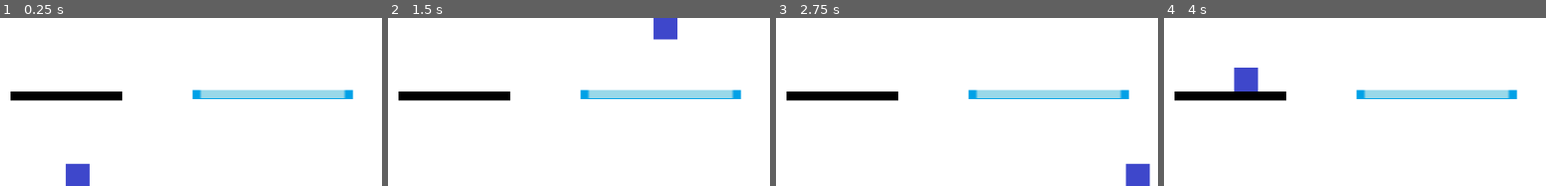
Above: before the commit, frames 1-4 (left to right).
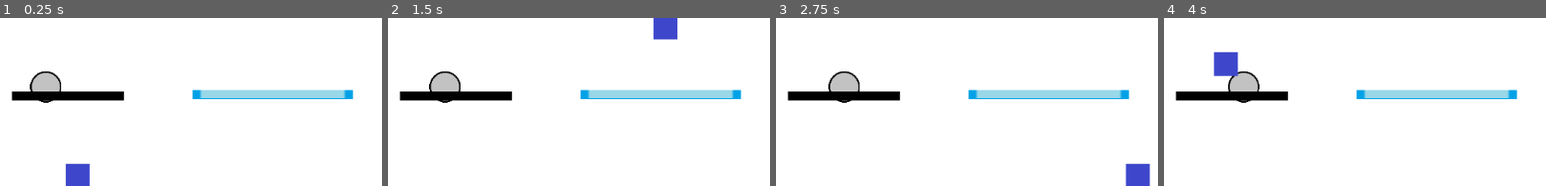
Above: after the commit, the same moments.

Repository: Darkstick/Jumper
Game: Godot game, scene res://Scenes/Levels/testMap.tscn
The game is run twice, just before and just after one commit, with the same random seed, the same clock (stepped at 60 frames per second) and the same inputs. This scene is started directly instead of the project's main scene.
Inputs:
- Up to frame 1 (0.25 s): no input
- Up to frame 2 (1.5 s): hold Right (right) from 0.53 s (still down); tap Up (up) at 0.77 s
- Up to frame 3 (2.75 s): tap Up (up) at 1.52 s; release Right (right) at 2.03 s; hold Left (left) from 2.03 s (still down)
- Up to frame 4 (4 s): keep holding Left (left); tap Up (up) at 3.02, 3.77 s
The pictures show only the part of the screen within x 38-88%, y 40-90%; the shares and areas given below are measured in that part.

The runs differ from the first frame. In frame 1, 1.0% of the frame differs, in the area x 2-33%, y 31-51%; in frame 2, 1.0%; in frame 3, 1.0%; in frame 4, 2.0%, in the area x 2-33%, y 19-51%.

Commit message:
obstacle created

Diff:
--- /dev/null
+++ b/Scenes/Creatures/obstacle.tscn
@@ -0,0 +1,24 @@
+[gd_scene load_steps=3 format=2]
+
+[ext_resource path="res://Ressources/Sprites/Placeholders/grey.png" type="Texture" id=1]
+[ext_resource path="res://Scripts/Creatures/obstacle.gd" type="Script" id=2]
+
+[node name="obstacle" type="KinematicBody2D"]
+scale = Vector2( 0.7, 0.7 )
+script = ExtResource( 2 )
+
+[node name="Sprite" type="Sprite" parent="."]
+texture = ExtResource( 1 )
+
+[node name="Collision" type="CollisionPolygon2D" parent="."]
+position = Vector2( 0, -12.1196 )
+rotation = 1.5708
+polygon = PoolVector2Array( -8.48413, -19.325, 3.71733, -27.3601, 12.1733, -28.4442, 12.1733, 28.3629, 1.11548, 25.9778, -8.20781, 20.5573, -8.26899, 12.5167, -8.48413, -0.176948, -8.69928, -8.99794 )
+
+[node name="RayLeft" type="RayCast2D" parent="."]
+position = Vector2( 32, 0 )
+enabled = true
+
+[node name="RayRight" type="RayCast2D" parent="."]
+position = Vector2( -32, 0 )
+enabled = true
--- a/Scenes/Levels/testMap.tscn
+++ b/Scenes/Levels/testMap.tscn
@@ -1,10 +1,11 @@
-[gd_scene load_steps=6 format=2]
+[gd_scene load_steps=7 format=2]
 
 [ext_resource path="res://Scenes/Creatures/player.tscn" type="PackedScene" id=1]
 [ext_resource path="res://Scenes/Objects/basicPlatform.tscn" type="PackedScene" id=2]
 [ext_resource path="res://Scenes/Objects/thinPlatform.tscn" type="PackedScene" id=3]
 [ext_resource path="res://Scenes/Objects/icyPlatform.tscn" type="PackedScene" id=4]
 [ext_resource path="res://Scenes/Objects/exitDoor.tscn" type="PackedScene" id=5]
+[ext_resource path="res://Scenes/Creatures/obstacle.tscn" type="PackedScene" id=6]
 
 [node name="testMap" type="Node"]
 
@@ -14,6 +15,7 @@
 [node name="floor" parent="." instance=ExtResource( 2 )]
 position = Vector2( 497.646, 585.667 )
 scale = Vector2( 9, 2 )
+is_static = true
 
 [node name="player" parent="." instance=ExtResource( 1 )]
 position = Vector2( 496.692, 522.833 )
@@ -22,7 +24,10 @@
 position = Vector2( 174.203, 439.12 )
 
 [node name="thinPlatform" parent="." instance=ExtResource( 3 )]
-position = Vector2( 481.574, 432.897 )
+position = Vector2( 484.256, 432.897 )
 
 [node name="icyPlatform" parent="." instance=ExtResource( 4 )]
 position = Vector2( 758.43, 430.21 )
+
+[node name="obstacle" parent="." instance=ExtResource( 6 )]
+position = Vector2( 496.467, 420.627 )
--- /dev/null
+++ b/Scripts/Creatures/obstacle.gd
@@ -0,0 +1,25 @@
+extends KinematicBody2D
+
+export var speed = 3
+var velocity = Vector2.ZERO
+var direction = 0 #0 = left, 1 = right
+
+func _ready():
+	z_index = -99
+
+func _physics_process(delta):
+	var collision = move_and_collide(velocity)
+	if direction == 0:
+		velocity.x = -speed
+	else:
+		velocity.x = speed
+	if $RayLeft.is_colliding() == false:
+		direction = 0
+	if $RayRight.is_colliding() == false:
+		direction = 1
+	if collision:
+		if collision.collider.name == "player":
+			print("ow.")
+
+func contact(object):
+	pass
--- a/Scripts/Creatures/player.gd
+++ b/Scripts/Creatures/player.gd
@@ -35,5 +35,5 @@
 
 	#floor detection#
 	if $Ground.is_colliding():
-		platform = $Ground.get_collider()
-		platform.contact(self)
+			platform = $Ground.get_collider()
+			platform.contact(self)
Binary file added: Ressources/Sprites/Placeholders/grey.png
Not shown, added: Ressources/Sprites/Placeholders/grey.png.import
